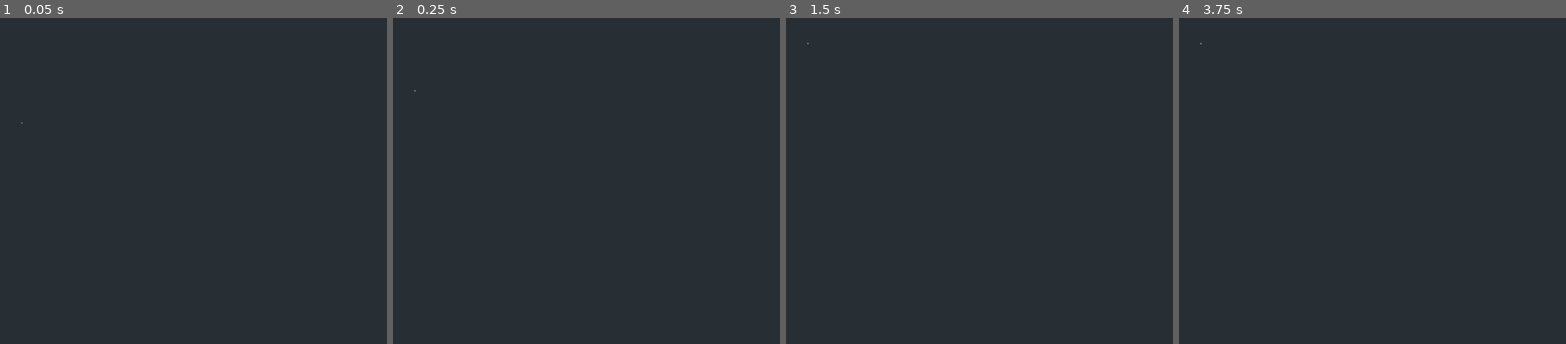
Above: before the commit, frames 1-4 (left to right).
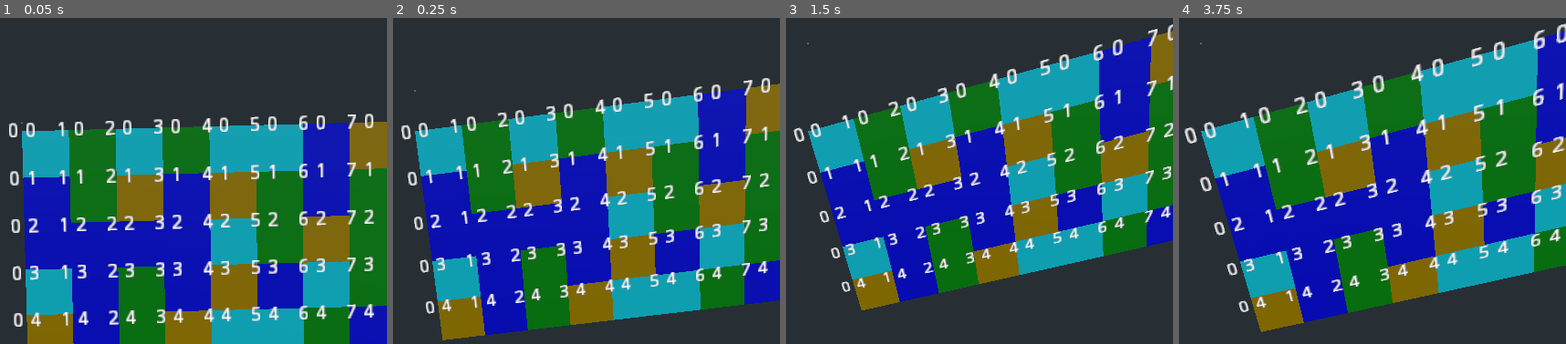
Above: after the commit, the same moments.

Repository: nestorac/earth
Game: Godot game, scene res://Globe.tscn
Same seed, same stepped clock (60 frames per second), same inputs: the game is played once before the commit and once after it.
Inputs (mouse positions are in pixels of both pictures, inside the frame that each line leads up to):
- Up to frame 1 (0.05 s): no input
- Up to frame 2 (0.25 s): no input
- Up to frame 3 (1.5 s): move the mouse to (967, 109) at 0.52 s; hold W (set_forest) 0.53-1.28 s; tap Enter at 1.25 s; move the mouse to (outside the picture) at 1.27 s; tap E (set_land) at 1.35 s
- Up to frame 4 (3.75 s): tap Space (spawn_cells) at 2, 2.85, 3.5 s; move the mouse to (1275, 37) at 2.02 s; hold Q (set_sea) 2.03-2.78 s; tap Enter at 2.75 s; move the mouse to (outside the picture) at 2.77 s; move the mouse to (1418, 194) at 3.52 s; hold Mouse wheel down (zoom_in) from 3.53 s (still down)

The runs differ from the first frame. In frame 1, 63% of the frame differs, in the area x 2-100%, y 29-100%; in frame 2, 61%; in frame 3, 55%; in frame 4, 61%.
Error before the commit: Invalid call. Nonexistent function 'append' in base 'int'. (res://Scripts/MeshOfSquares.gd:20)
Error after the commit: Attempt to call function 'get_surface_material' in base 'null instance' on a null instance. (res://Scripts/hexagon.gd:7)

Commit message:
Matrix now works, escaque also.

Diff:
--- a/Scripts/MeshOfSquares.gd
+++ b/Scripts/MeshOfSquares.gd
@@ -4,22 +4,29 @@
 export var width = 10
 export var height = 5
 
-var squares = [width]
+var squares = []
 
 func _ready():
 	var square_instance
 
-	var up = 0
-	var down = 0
-	var right = 0
-	var left = 0
+	var up
+	var down
+	var right
+	var left
 
 	for i in range(width):
+		squares.append([])
 		for j in range(height):
 			square_instance = square.instance()
 			squares[i].append(square.instance())
 			add_child(square_instance)
+			square_instance.escaque = Vector2(i, j)
+			square_instance.escaque_label.text = str(i) + " " + str(j)
 			square_instance.transform.origin = Vector3(i,0,j)
+
+
+#	print (squares)
+
 
 
 	for i in range(width):
@@ -27,17 +34,18 @@
 			if (i > 0):
 				up = squares[i-1][j]
 			else:
-				up = 0
-			if (i < height - 1):
+				up = null
+			if (i < width - 1):
 				down = squares[i+1][j]
 			else:
-				down = 0
+				down = null
 			if (j > 0):
 				left = squares[i][j-1]
 			else:
-				left = 0
-			if (j < width -1):
+				left = null
+			if (j < height -1):
 				right = squares[i][j+1]
+				print (j)
 			else:
-				right = 0
+				right = null
 			square_instance.set_neighbors(up, down, left, right)
--- a/Scripts/Square.gd
+++ b/Scripts/Square.gd
@@ -4,6 +4,7 @@
 
 enum {WATER, LAND, ICE, GRASS}
 
+var escaque_label = Label3D.new()
 
 var tmpMesh = Mesh.new()
 var vertices = PoolVector3Array()
@@ -12,19 +13,21 @@
 var color = Color(0.5, 0, 0)
 export var terrain = WATER
 
-var up = 0
-var down = 0
-var left = 0
-var right = 0
+var up
+var down
+var left
+var right
+
+var escaque = Vector2(0,0)
 
 func set_neighbors(_up, _down, _left, _right):
-	if (_up != 0):
+	if (_up != null):
 		up = _up
-	if (_down != 0):
+	if (_down != null):
 		down = _down
-	if (_left != 0):
+	if (_left != null):
 		left = _left
-	if (_right != 0):
+	if (_right != null):
 		right = _right
 
 func set_terrain(terrain):
@@ -76,8 +79,16 @@
 	$".".mesh = tmpMesh
 
 
+func escaquear():
+	escaque_label.scale = Vector3(3,3,3)
+	escaque_label.rotation_degrees = Vector3(-90,0,0)
+	escaque_label.transform.origin = Vector3(0,0.2,0)
+	add_child(escaque_label)
+
+
 func _ready():
 
 	load_fig()
 	init()
 	play()
+	escaquear()
